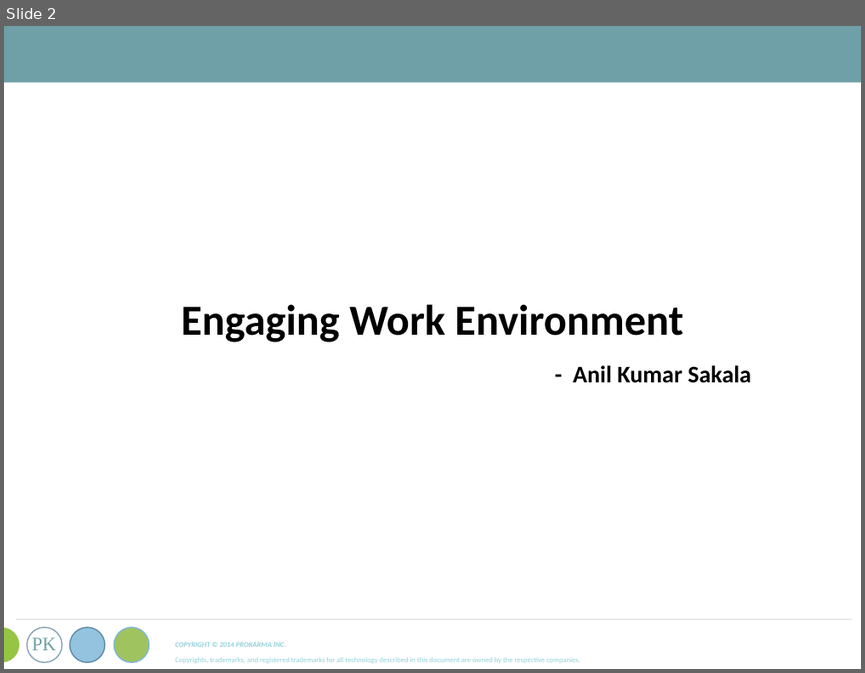
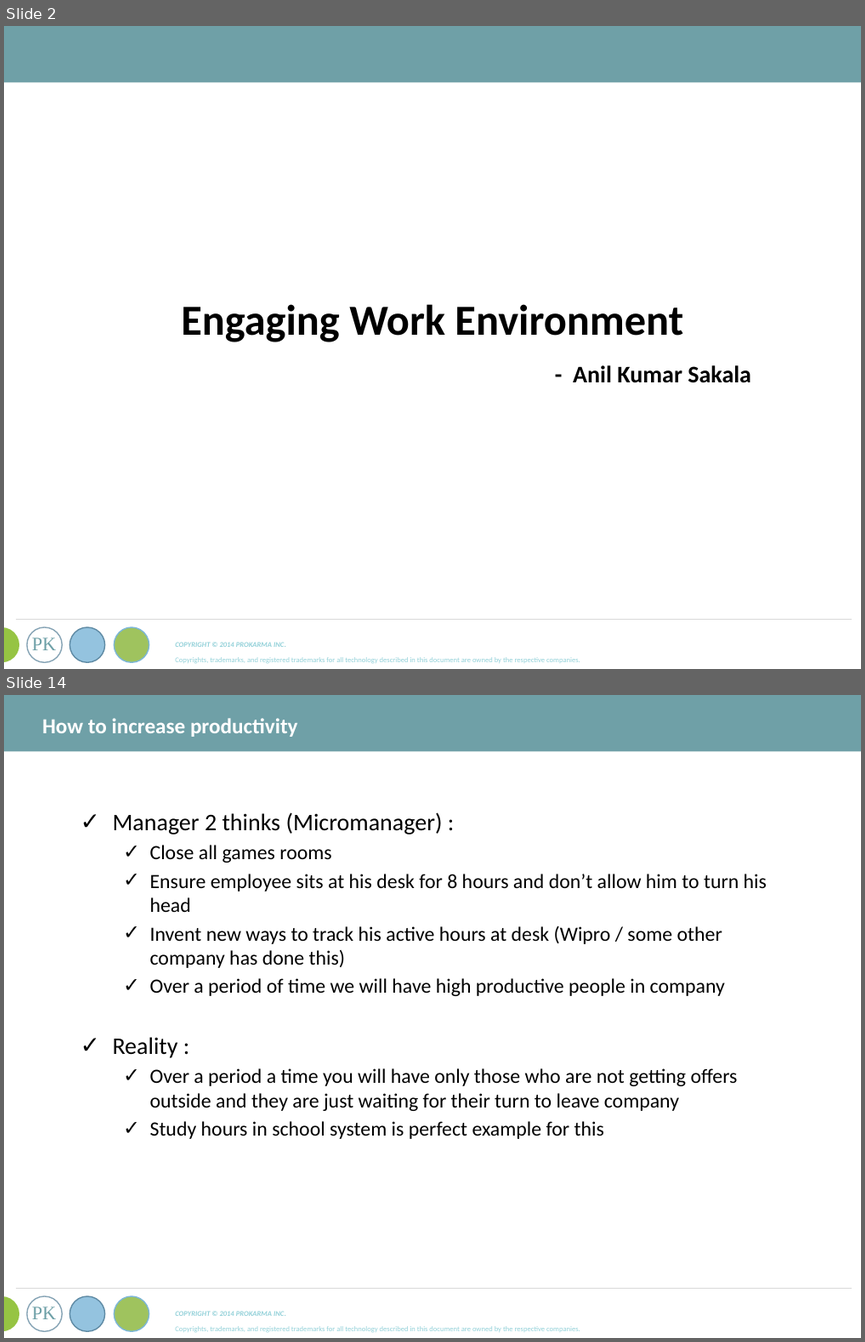
Before and after one commit to asakala/notes, a slide deck: Prokarma/ProKarma Ppt Template.pptx. Shown one above the other, each under a label of ours: slide 2 before the commit, slides 2 and 14 after it; the slides between them are not shown. The pictures are 865x673 and 865x1342 pixels, drawn with LibreOffice and Linux fonts; fonts in the diff are those of the drawing. Boxes give left, top, right and bottom in pixels: in the first picture for what was removed or moved away, otherwise in the second. Text is boxed around its words. In the diff, an @@ line names an element or a change of style, - is before the commit and + after.

```diff
--- a/Prokarma/ProKarma Ppt Template.pptx
+++ b/Prokarma/ProKarma Ppt Template.pptx
@@ slide 14 added at box(4, 695, 861, 1338), background #FFFFFF; not listed: 9 template elements that a slide beside it also shows @@
@@ text added at box(42, 718, 298, 737), 18 pt, text #FFFFFF, bold @@
+How to increase productivity
@@ text added at box(113, 812, 766, 1139), 17 pt, text #000000 @@
+✓ Manager 2 thinks (Micromanager) :
+  ✓ Close all games rooms
+  ✓ Ensure employee sits at his desk for 8 hours and don’t allow him to turn his head
+  ✓ Invent new ways to track his active hours at desk (Wipro / some other company has done this)
+  ✓ Over a period of time we will have high productive people in company
+✓ Reality :
+  ✓ Over a period a time you will have only those who are not getting offers outside and they are just waiting for their turn to leave company
+  ✓ Study hours in school system is perfect example for this
```
Also in this commit, not shown: 31 other slides added, 5 slides removed, 2 other files.
